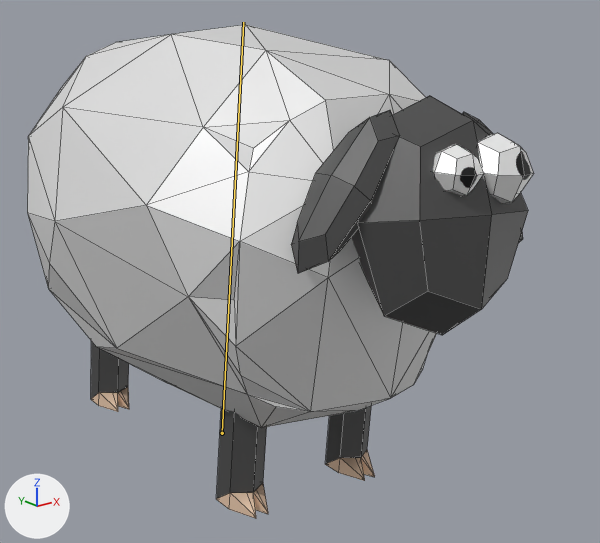
One commit to the Blender file models-source/sheep.blend: the scene before it, then after it.
Both versions are drawn from a 50 mm lens placed at (-0.995, -1.555, 1.032), pointed at (0.158, -0.114, 0.456). Every picture has the same lights, and +X, +Y and +Z are marked at lower left. Both versions are drawn at frame 0 of the action 'Walk30'; the numbers are the values there. The bones that bend it are drawn over the model as lines. Mesh edges are drawn as thin lines.

In view in the first picture: 'sheep-colorable', 'sheep-model'.
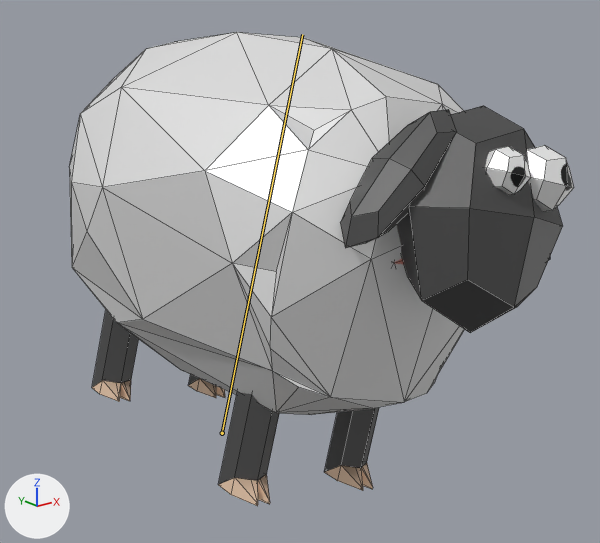
Pixel boxes [x1, y1, x2, y2] of what changed, in the pictures (600 x 543 px):
'sheep-colorable', posed
    before: [27, 25, 437, 428]
    after: [69, 32, 465, 415]
'sheep-model', posed (9% wider)
    before: [91, 95, 534, 518]
    after: [92, 106, 574, 506]
bone 'Bone', root to tip
    before: (222, 433) to (243, 22)
    after: (222, 433) to (302, 34)

What the commit changed:
Bone 'Bone' (bone_bone) turns from (0, 0, -5) to (0, 0, -15) degrees about its own x, y and z.
